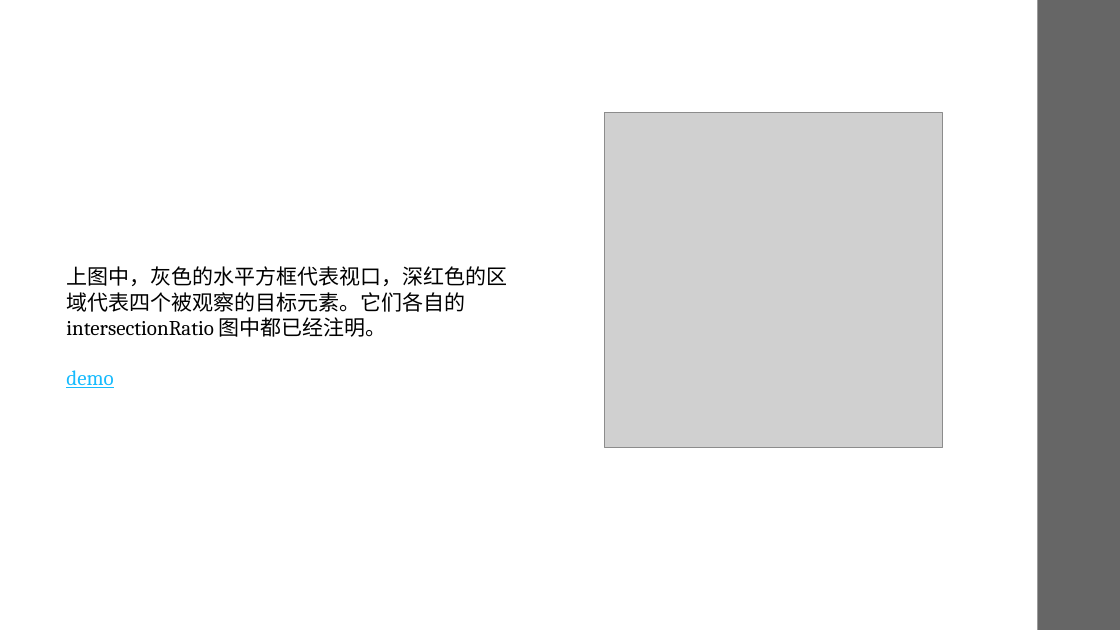
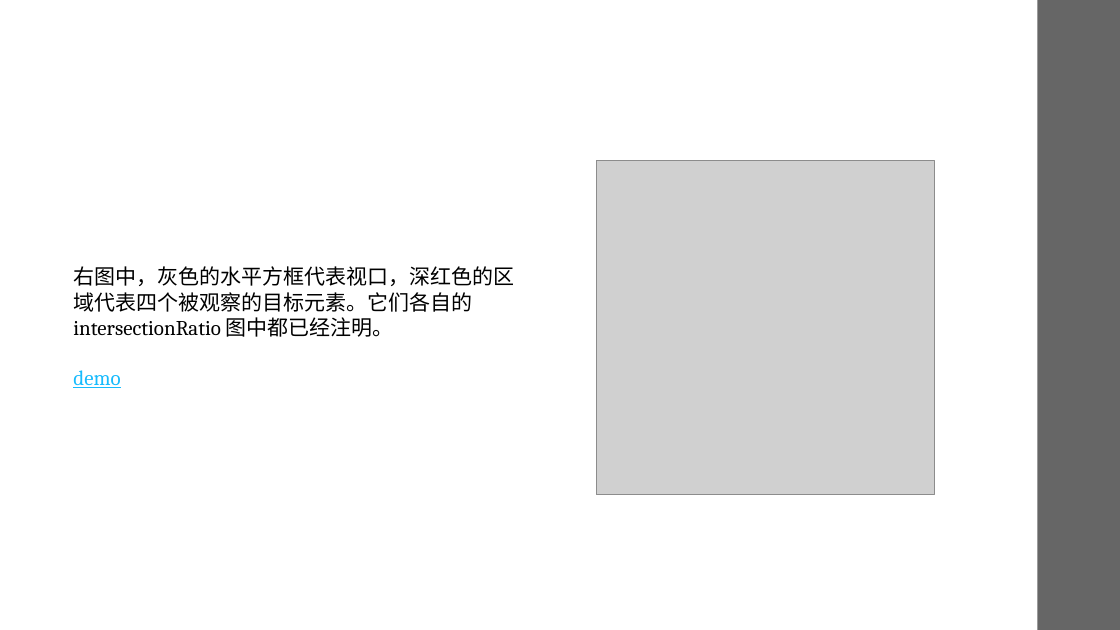
Before and after one commit to uaoin/IntersectionObserver-API, a slide deck: slide 9 of IntersectionObserver.pptx. Drawn at 1120x630 pixels with LibreOffice and Linux fonts; fonts in the diff are those of the drawing; grey boxes stand for pictures. Boxes give left, top, right and bottom in pixels: in the first picture for what was removed or moved away, otherwise in the second. Text is boxed around its words. In the diff, an @@ line names an element or a change of style, - is before the commit and + after.

```diff
--- a/IntersectionObserver.pptx
+++ b/IntersectionObserver.pptx
@@ picture moved from (x1=605, y1=113, x2=944, y2=447) to (x1=597, y1=160, x2=935, y2=495) @@
@@ text "右图中，灰色的水平方框代表视口，深红色的区域代表四个被观察的目标元素。它们各自的 intersectionRatio 图 ..." moved from (x1=66, y1=266, x2=507, y2=388) to (x1=73, y1=266, x2=514, y2=388) @@
@@ text at (x1=73, y1=266, x2=514, y2=337): text changed @@
-上图中，灰色的水平方框代表视口，深红色的区域代表四个被观察的目标元素。它们各自的 intersectionRatio 图中都已经注明。
+右图中，灰色的水平方框代表视口，深红色的区域代表四个被观察的目标元素。它们各自的 intersectionRatio 图中都已经注明。
```
Also in this commit, not shown: 10 other slides changed.
